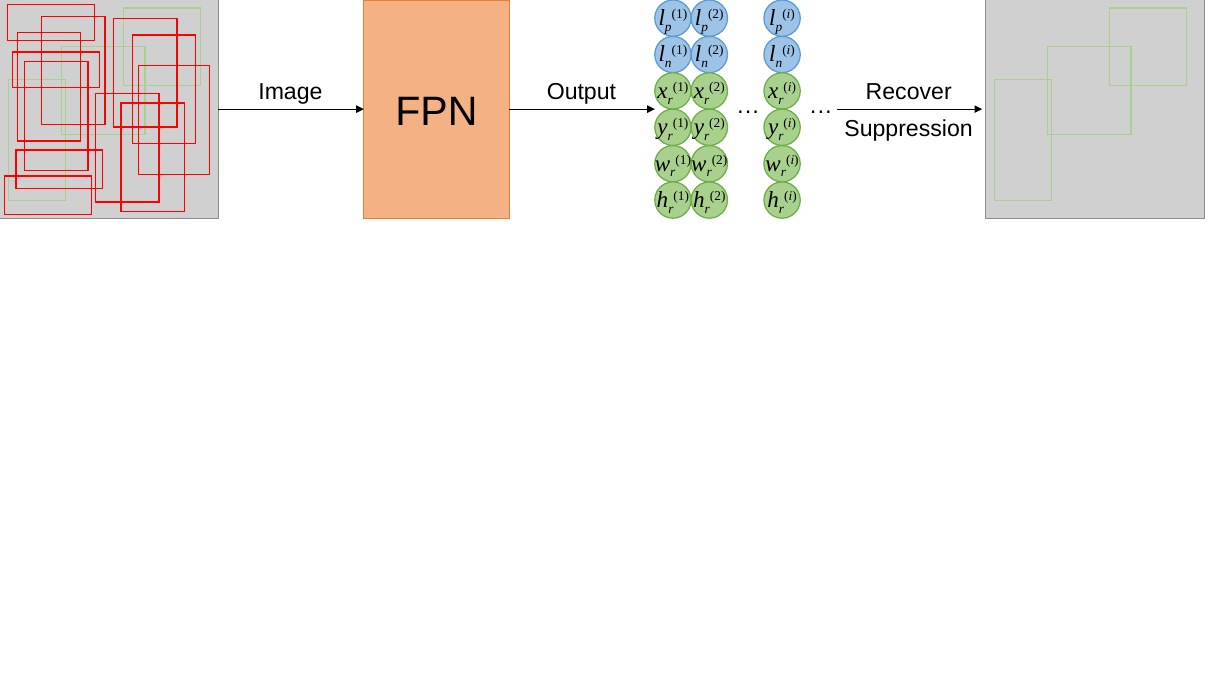
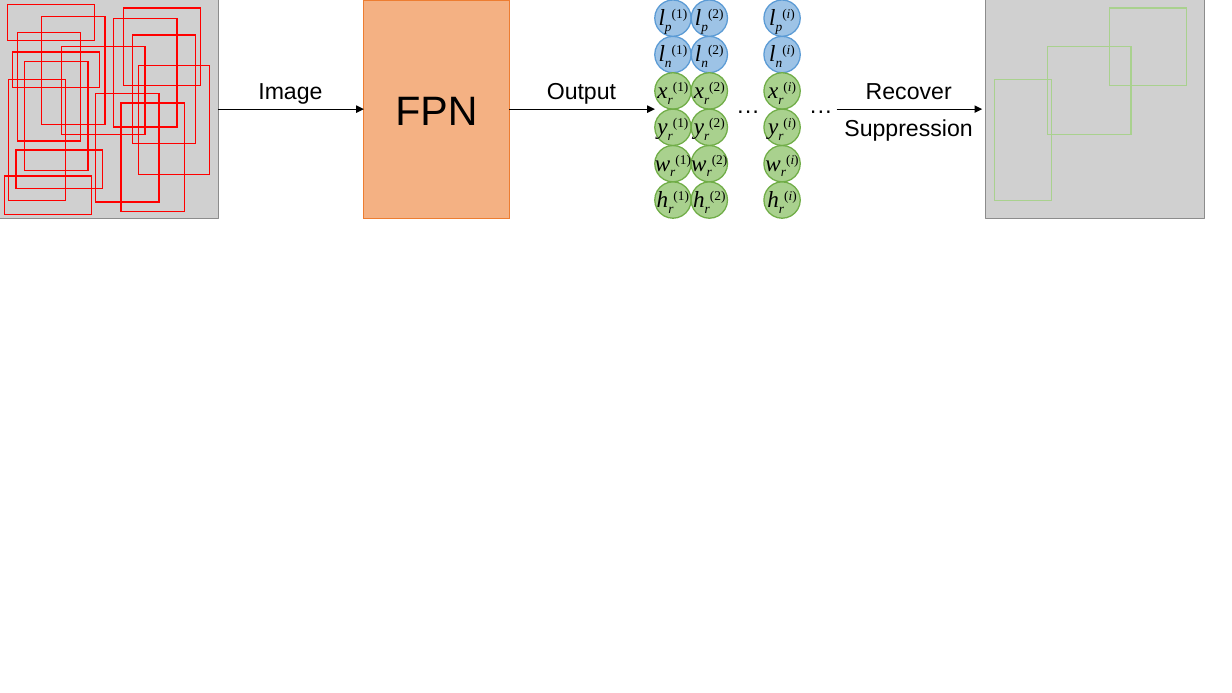
Before and after one commit to lizuoyue/ETH-Thesis, a slide deck: slide 12 of ThesisLaTeX/fig.pptx (slide 11 before the commit). Drawn at 1232x693 pixels with LibreOffice and Linux fonts; fonts in the diff are those of the drawing; grey boxes stand for pictures. Boxes give left, top, right and bottom in pixels: in the first picture for what was removed or moved away, otherwise in the second. Text is boxed around its words. In the diff, an @@ line names an element or a change of style, - is before the commit and + after.

```diff
--- a/ThesisLaTeX/fig.pptx
+++ b/ThesisLaTeX/fig.pptx
@@ outline #A9D18E 1 pt to #FF0000 1 pt in 3 elements at (62,46,145,135), (124,8,201,86), (9,79,66,201) @@
```
Also in this commit, not shown: 7 slides added, 37 other files.
